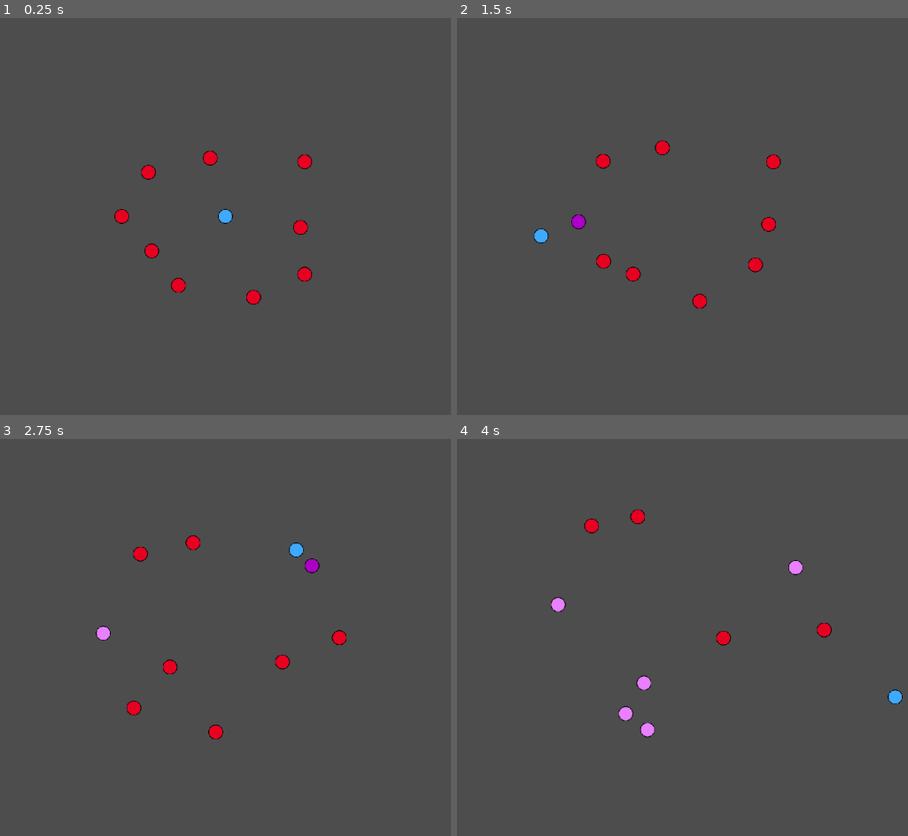
Above: before the commit, frames 1-4 (two rows, left to right).
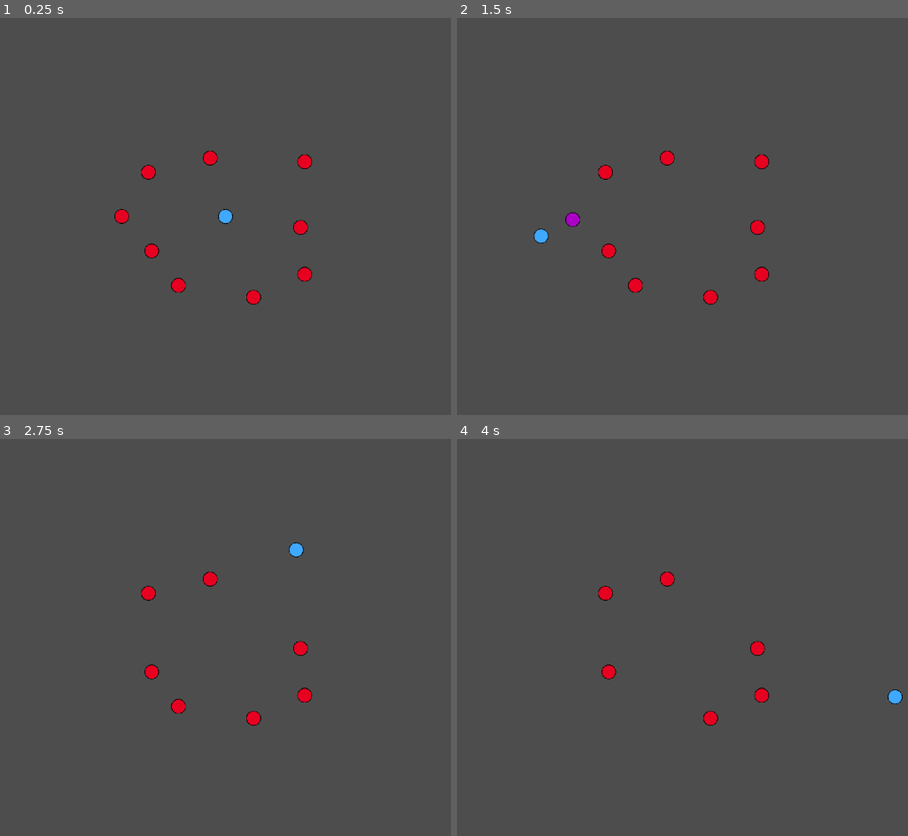
Above: after the commit, the same moments.

Repository: RyanDavidsonDev/GMTK2024-repo
Game: Godot game, scene res://tiago-dev/scenes/enemy-gym.tscn
Same seed, same stepped clock (60 frames per second), same inputs: the game is played once before the commit and once after it. This scene is started directly instead of the project's main scene.
Inputs (mouse positions are in pixels of both pictures, inside the frame that each line leads up to):
- Up to frame 1 (0.25 s): no input
- Up to frame 2 (1.5 s): tap Enter at 0.5 s; move the mouse to (840, 196) at 0.52 s; hold D (move_right) 0.53-1.28 s; tap Space (shoot) at 0.6, 1.35 s; move the mouse to (542, 236) at 1.27 s; hold S (move_down) from 1.28 s (still down)
- Up to frame 3 (2.75 s): move the mouse to (297, 550) at 2.02 s; release S (move_down) at 2.03 s; hold D (move_right) from 2.03 s (still down); tap Space (shoot) at 2.1 s
- Up to frame 4 (4 s): move the mouse to (646, 716) at 2.77 s; release D (move_right) at 2.78 s; hold W (move_up) 2.78-3.53 s; tap Space (shoot) at 2.85, 3.6 s; move the mouse to (894, 697) at 3.52 s; hold A (move_left) from 3.53 s (still down)

The runs differ from the first frame. In frame 1, less than 0.1% of the frame differs, in the area x 48-52%, y 48-52%; in frame 2, 1.6%; in frame 3, 1.6%, in the area x 21-77%, y 24-76%; in frame 4, 1.5%.

Commit message:
added comments and print statements

Diff:
--- a/gmtk2024-project/scenes/enemy.tscn
+++ b/gmtk2024-project/scenes/enemy.tscn
@@ -7,13 +7,47 @@
 [ext_resource type="Script" path="res://scripts/state_machines/enemy_chase.gd" id="4_ofjmg"]
 [ext_resource type="Texture2D" uid="uid://hl8jrxqemebn" path="res://tiago-dev/assets/enemy.png" id="5_4teuu"]
 [ext_resource type="Script" path="res://tiago-dev/scripts/enemy_animator.gd" id="7_fu5t4"]
+[ext_resource type="Script" path="res://scripts/combat/health.gd" id="8_hrorx"]
+[ext_resource type="Script" path="res://scripts/combat/hitbox.gd" id="9_yhact"]
 
 [sub_resource type="CircleShape2D" id="CircleShape2D_hxmrb"]
 radius = 14.5602
 
-[node name="Enemy" type="CharacterBody2D"]
+[sub_resource type="CircleShape2D" id="CircleShape2D_xsjmu"]
+radius = 20.025
+
+[node name="Enemy" type="CharacterBody2D" node_paths=PackedStringArray("hitbox", "health")]
+collision_layer = 2
+collision_mask = 9
 script = ExtResource("1_v447q")
 detection_radius = 30.0
+hitbox = NodePath("HitBox")
+health = NodePath("Health")
+
+[node name="MovementCollision" type="CollisionShape2D" parent="."]
+shape = SubResource("CircleShape2D_hxmrb")
+
+[node name="Sprite2D" type="Sprite2D" parent="."]
+modulate = Color(0.909409, 0, 0.130284, 1)
+texture = ExtResource("5_4teuu")
+
+[node name="EnemyAnimator" type="Node" parent="." node_paths=PackedStringArray("sprite", "state_machine")]
+script = ExtResource("7_fu5t4")
+sprite = NodePath("../Sprite2D")
+state_machine = NodePath("../StateMachine")
+chase_color = Color(0.670588, 0, 0.776471, 1)
+not_chase_color = Color(0.914884, 0.50168, 1, 1)
+
+[node name="Health" type="Node" parent="."]
+script = ExtResource("8_hrorx")
+
+[node name="HitBox" type="Area2D" parent="."]
+collision_layer = 2
+collision_mask = 8
+script = ExtResource("9_yhact")
+
+[node name="CollisionShape2D" type="CollisionShape2D" parent="HitBox"]
+shape = SubResource("CircleShape2D_xsjmu")
 
 [node name="StateMachine" type="Node" parent="." node_paths=PackedStringArray("initial_state")]
 script = ExtResource("1_4fqvg")
@@ -29,17 +63,3 @@
 
 [node name="Chase" type="Node" parent="StateMachine"]
 script = ExtResource("4_ofjmg")
-
-[node name="Sprite2D" type="Sprite2D" parent="."]
-modulate = Color(0.909409, 0, 0.130284, 1)
-texture = ExtResource("5_4teuu")
-
-[node name="CollisionShape2D" type="CollisionShape2D" parent="."]
-shape = SubResource("CircleShape2D_hxmrb")
-
-[node name="EnemyAnimator" type="Node" parent="." node_paths=PackedStringArray("sprite", "state_machine")]
-script = ExtResource("7_fu5t4")
-sprite = NodePath("../Sprite2D")
-state_machine = NodePath("../StateMachine")
-chase_color = Color(0.670588, 0, 0.776471, 1)
-not_chase_color = Color(0.914884, 0.50168, 1, 1)
--- a/gmtk2024-project/scripts/Enemy.gd
+++ b/gmtk2024-project/scripts/Enemy.gd
@@ -1,6 +1,29 @@
 class_name Enemy
 extends CharacterBody2D
 
+@export_group("Movement")
 @export var detection_radius : float = 10.0
 @export var chase_radius := 200.0
 @export var follow_radius := 25.0
+@export var last_direction := Vector2(0.0, 0.0)
+
+@export_group("Combat")
+@export var hitbox : Hitbox
+@export var health : Health
+
+func _ready():
+	hitbox.damaged.connect(_receive_damage)
+	health.health_changed.connect(_on_health_changed)
+
+func _receive_damage(attack : Attack):
+	health.change(attack.damage)
+
+func _on_health_changed(previous_health: float, current_health: float) -> void:
+	#print("prev: ", previous_health, "cur: ", current_health)
+
+	# in case we take multiple hits that take our life to 0
+	# we just delete the object once
+	if current_health <= 0.0 and previous_health != current_health:
+		# instead of deleting, we can disable and reuse
+		# (i.e. pooling on an enemy manager)
+		queue_free()
--- /dev/null
+++ b/gmtk2024-project/scripts/combat/attack.gd
@@ -0,0 +1,9 @@
+class_name Attack
+# Strictly a data class, used for passing attack information
+# between hurtboxes and hitboxes
+var damage := 10.0
+
+# example of other info that could go here
+#var knock_back_force : float
+#var damage_type: String/Int
+#var impact_direction : Vector2
--- /dev/null
+++ b/gmtk2024-project/scripts/combat/health.gd
@@ -0,0 +1,24 @@
+extends Node
+class_name Health
+
+signal health_changed(previous_health :float, current_health: float)
+
+@export var max_health := 10
+var current_health := 0.0
+
+func _ready():
+	reset()
+
+func change(value : float) -> void:
+	var previous_health = current_health + 0.0
+	current_health = current_health - value
+
+	if current_health > max_health:
+		current_health = max_health
+	elif current_health < 0.0:
+		current_health = 0.0
+
+	health_changed.emit(previous_health, current_health)
+
+func reset() -> void:
+	current_health = max_health
--- /dev/null
+++ b/gmtk2024-project/scripts/combat/hitbox.gd
@@ -0,0 +1,7 @@
+class_name Hitbox
+extends Area2D
+
+signal damaged(value: Attack)
+
+func damage(attack: Attack):
+	damaged.emit(attack)
--- /dev/null
+++ b/gmtk2024-project/scripts/combat/hurtbox.gd
@@ -0,0 +1,6 @@
+extends Node
+
+func _on_area_entered(area: Area2D) -> void:
+	if area is Hitbox:
+		var attack = Attack.new()
+		area.damage(attack)
--- a/gmtk2024-project/scripts/state_machines/enemy_chase.gd
+++ b/gmtk2024-project/scripts/state_machines/enemy_chase.gd
@@ -9,12 +9,12 @@
 	var distance = direction.length()
 	var enemy_chase_radius = enemy.chase_radius
 	#print("chase distance", distance, "is greater than enemy chase radius", enemy_chase_radius, "? ", distance > enemy_chase_radius)
-
+	enemy.last_direction = direction.normalized()
 	if distance > enemy_chase_radius:
 		transitioned.emit(self, "wander")
 		return
 
-	enemy.velocity = direction.normalized() * chase_speed
+	enemy.velocity = enemy.last_direction * chase_speed
 
 	if distance <= enemy.follow_radius:
 		enemy.velocity = Vector2.ZERO
--- a/gmtk2024-project/scripts/state_machines/enemy_state.gd
+++ b/gmtk2024-project/scripts/state_machines/enemy_state.gd
@@ -8,14 +8,14 @@
 	if enemy == null:
 		print("invalid state - no owner of type enemy")
 
-	target = get_tree().get_first_node_in_group("enemy_target")
+	target = get_tree().get_first_node_in_group("player")
 
 func enter():
-	print("state entered ", name)
+	#print("state entered ", name)
 	pass
 
 func exit():
-	print("state exited ", name)
+	#print("state exited ", name)
 	pass
 
 func update(_delta: float) -> void:
--- a/gmtk2024-project/scripts/state_machines/enemy_wander.gd
+++ b/gmtk2024-project/scripts/state_machines/enemy_wander.gd
@@ -17,7 +17,7 @@
 
 func enter():
 	super.enter()
-	wander_direction = Vector2.UP.rotated(deg_to_rad(randf_range(0, 360)))
+	wander_direction = enemy.last_direction.rotated(deg_to_rad(randf_range(-45, 45)))
 	wander_timer.wait_time = randf_range(min_wander_time, max_wander_time)
 
 func physics_update(delta: float):
--- a/gmtk2024-project/tiago-dev/scenes/enemy-gym.tscn
+++ b/gmtk2024-project/tiago-dev/scenes/enemy-gym.tscn
@@ -1,8 +1,12 @@
-[gd_scene load_steps=4 format=3 uid="uid://1r01jotsj74l"]
+[gd_scene load_steps=6 format=3 uid="uid://1r01jotsj74l"]
 
 [ext_resource type="PackedScene" uid="uid://jk6em5rt3j8o" path="res://scenes/enemy.tscn" id="1_jtx0h"]
 [ext_resource type="Script" path="res://tiago-dev/scripts/follow_mouse.gd" id="1_ps1ln"]
 [ext_resource type="Texture2D" uid="uid://hl8jrxqemebn" path="res://tiago-dev/assets/enemy.png" id="2_aayhr"]
+[ext_resource type="Script" path="res://scripts/combat/hurtbox.gd" id="3_ncnee"]
+
+[sub_resource type="CircleShape2D" id="CircleShape2D_gybjq"]
+radius = 27.4591
 
 [node name="TiagoProto" type="Node2D"]
 
@@ -10,13 +14,22 @@
 position = Vector2(225, 0)
 zoom = Vector2(0.75, 0.75)
 
-[node name="Player" type="Node2D" parent="." groups=["enemy_target"]]
+[node name="Player" type="Node2D" parent="." groups=["player"]]
 position = Vector2(231, 1)
+rotation = -0.195397
 script = ExtResource("1_ps1ln")
 
 [node name="Sprite2D" type="Sprite2D" parent="Player"]
 modulate = Color(0.248873, 0.663849, 1, 1)
 texture = ExtResource("2_aayhr")
+
+[node name="HurtBox" type="Area2D" parent="Player"]
+collision_layer = 8
+collision_mask = 2
+script = ExtResource("3_ncnee")
+
+[node name="CollisionShape2D" type="CollisionShape2D" parent="Player/HurtBox"]
+shape = SubResource("CircleShape2D_gybjq")
 
 [node name="Enemy" parent="." instance=ExtResource("1_jtx0h")]
 detection_radius = 128.0
@@ -70,3 +83,5 @@
 detection_radius = 128.0
 chase_radius = 160.0
 follow_radius = 16.0
+
+[connection signal="area_entered" from="Player/HurtBox" to="Player/HurtBox" method="_on_area_entered"]
Not shown: 1 places in gmtk2024-project/scenes/enemy.tscn that only renumber resources
